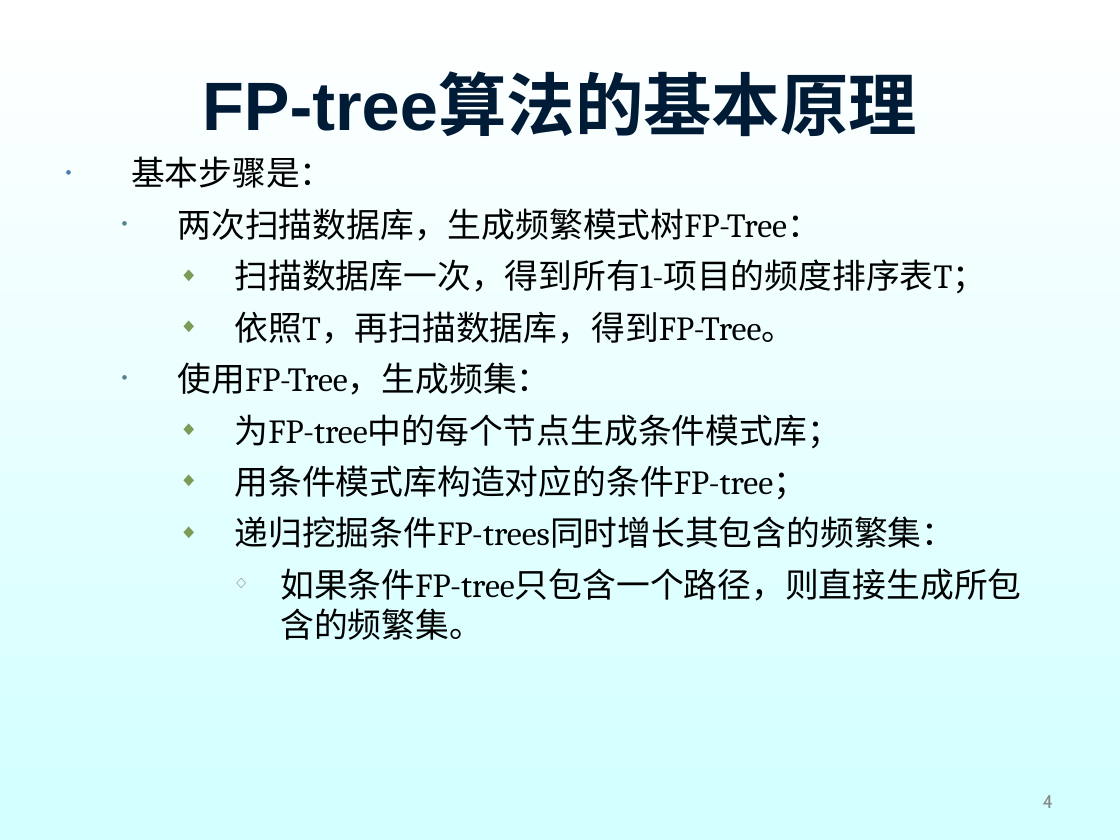
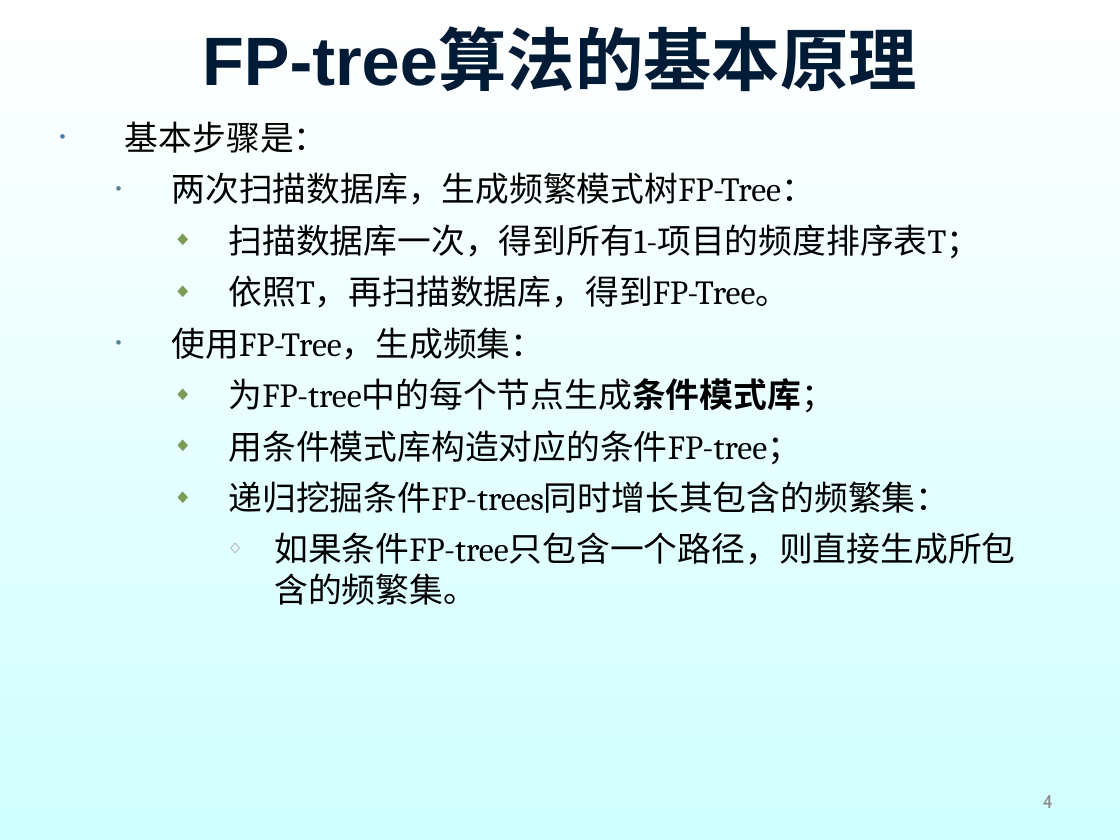
Before and after one commit to shfkuang/shfkuang.github.io, a slide deck: slide 4 of dm/ch3.3.ppt. Drawn at 1120x840 pixels with LibreOffice and Linux fonts; fonts in the diff are those of the drawing; background and template pictures are left out. Boxes give left, top, right and bottom in pixels: in the first picture for what was removed or moved away, otherwise in the second. Text is boxed around its words. In the diff, an @@ line names an element or a change of style, - is before the commit and + after.

```diff
--- a/dm/ch3.3.ppt
+++ b/dm/ch3.3.ppt
@@ title "FP-tree算法的基本原理": place and size @@
-title "FP-tree算法的基本原理" at <box>202,76,917,137</box>
+title "FP-tree算法的基本原理" at <box>202,30,917,92</box>
@@ text "基本步骤是：": place and size @@
-text "基本步骤是：" at <box>131,156,1021,640</box>
+text "基本步骤是：" at <box>125,121,1015,605</box>
@@ text at <box>229,378,835,412</box>: bold on in "为FP-tree中的每个节点生成条件模式库；" @@
```
Also in this commit, not shown: 2 other slides changed, 1 other file.
